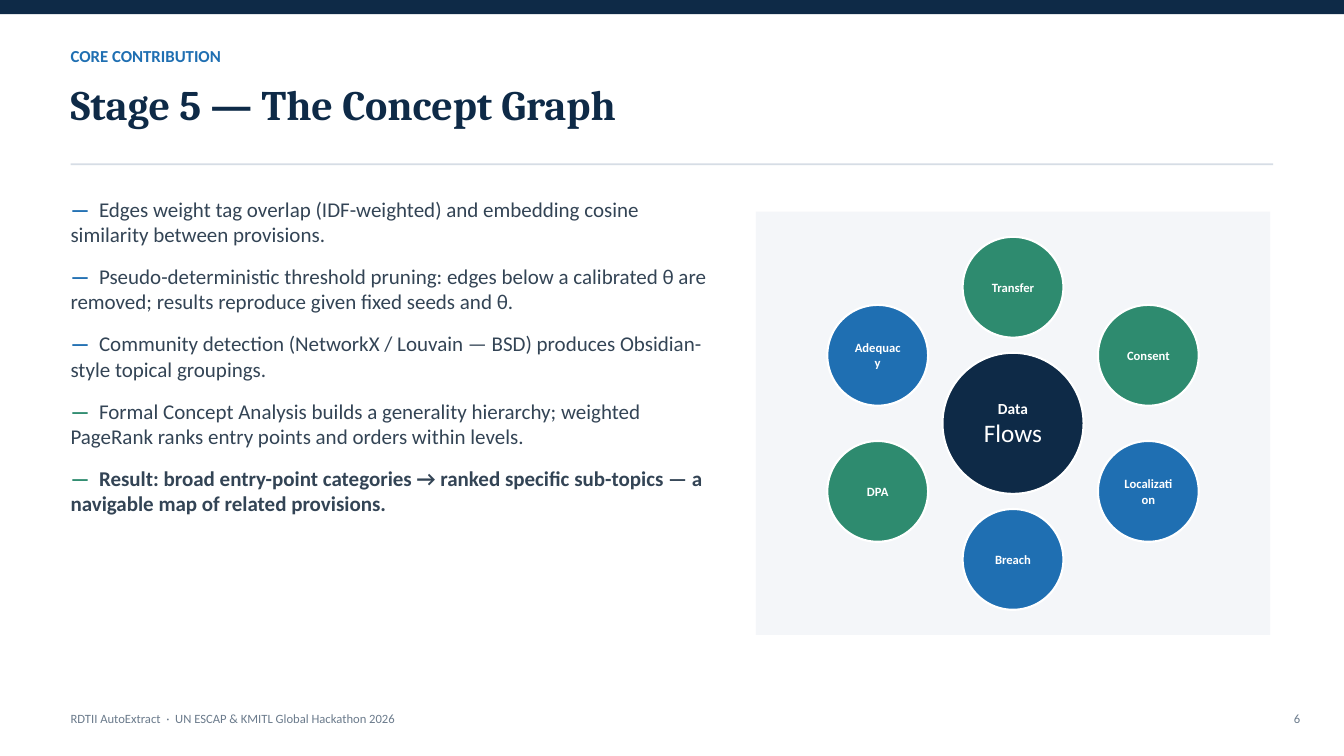
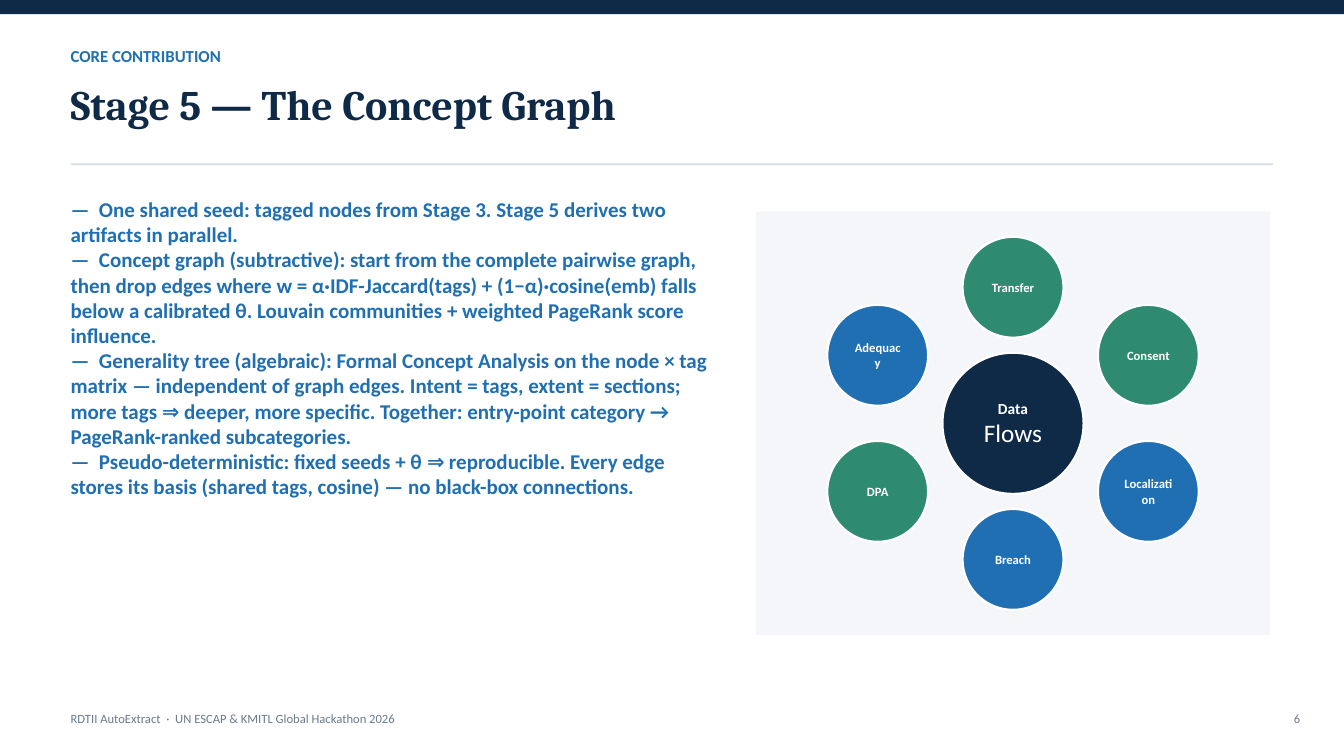
Before and after one commit to JohnAndrewBalbarosa/rdtii-autoextract, a slide deck: slide 6 of docs/RDTII_AutoExtract.pptx. Drawn at 1344x756 pixels with LibreOffice and Linux fonts; fonts in the diff are those of the drawing. Boxes give left, top, right and bottom in pixels: in the first picture for what was removed or moved away, otherwise in the second. Text is boxed around its words. In the diff, an @@ line names an element or a change of style, - is before the commit and + after.

```diff
--- a/docs/RDTII_AutoExtract.pptx
+++ b/docs/RDTII_AutoExtract.pptx
@@ text at box(71, 202, 706, 498): text changed; text colour #334455 to #1F6FB2; bold on @@
-— Edges weight tag overlap (IDF-weighted) and embedding cosine similarity between provisions.
-— Pseudo-deterministic threshold pruning: edges below a calibrated θ are removed; results reproduce given fixed seeds and θ.
-— Community detection (NetworkX / Louvain — BSD) produces Obsidian-style topical groupings.
-— Formal Concept Analysis builds a generality hierarchy; weighted PageRank ranks entry points and orders within levels.
-— Result: broad entry-point categories → ranked specific sub-topics — a navigable map of related provisions.
+— One shared seed: tagged nodes from Stage 3. Stage 5 derives two artifacts in parallel.
+— Concept graph (subtractive): start from the complete pairwise graph, then drop edges where w = α·IDF-Jaccard(tags) + (1−α)·cosine(emb) falls below a calibrated θ. Louvain communities + weighted PageRank score influence.
+— Generality tree (algebraic): Formal Concept Analysis on the node × tag matrix — independent of graph edges. Intent = tags, extent = sections; more tags ⇒ deeper, more specific. Together: entry-point category → PageRank-ranked subcategories.
+— Pseudo-deterministic: fixed seeds + θ ⇒ reproducible. Every edge stores its basis (shared tags, cosine) — no black-box connections.
```
Also in this commit, not shown: 2 other slides changed, 1 other file.
